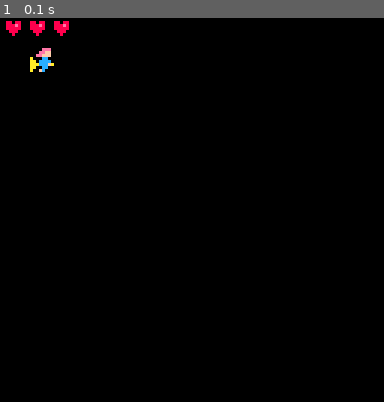
Above: before the commit, frame 1.
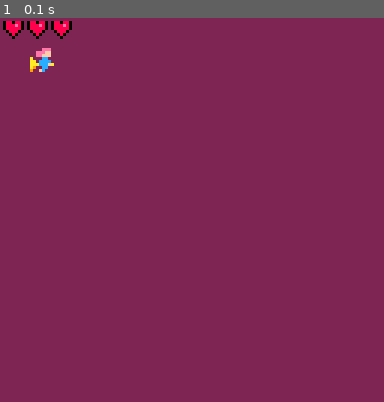
Above: after the commit, the same moment.

Repository: theGEBIRGE/BARBARA
Game: PICO-8 cartridge barbara.p8
Same seed, same stepped clock (60 frames per second), same inputs: the game is played once before the commit and once after it.
Inputs:
- Up to frame 1 (0.1 s): no input

The runs differ from the first frame. In frame 1, 99% of the frame differs, in the area x 0-100%, y 0-100%.

Commit message:
Add cart title and run with 60fps

Diff:
--- a/barbara.p8
+++ b/barbara.p8
@@ -1,6 +1,8 @@
 pico-8 cartridge // http://www.pico-8.com
 version 32
 __lua__
+-- BABARA
+-- by GEBIRGE
 function _init()
   game_init()
   DEBUG_MSG = ""
@@ -10,19 +12,19 @@
   init_witch()
 end
 
-function _update()
+function _update60()
 end
 
 function _draw()
 end
 
 function game_init()
-  _update = game_update
+  _update60 = game_update
   _draw = game_draw
 end
 
 function menu_init()
-  _update = menu_update
+  _update60 = menu_update
   _draw = menu_draw
 end
 
@@ -32,7 +34,7 @@
 end
 
 function game_draw()
-  cls()
+  cls(2)
   map()
 
   w:draw()
@@ -141,7 +143,7 @@
 ff080fffff060fff0000000000000000000000000000000000000000000000000000000000000000000000000000000000000000000000000000000000000000
 fff0fffffff0ffff0000000000000000000000000000000000000000000000000000000000000000000000000000000000000000000000000000000000000000
 ffffffffffffffff0000000000000000000000000000000000000000000000000000000000000000000000000000000000000000000000000000000000000000
-00000000000000000000000000111000000000000000000000000000000000000000000000000000000000000000000044404440444000003330044404440444
+ffffffffffffffff0000000000000000000000000000000000000000000000000000000000000000000000000000000000000000000000000000000000000000
 001110000011100000111000011c1100000000000000000000000000000000000000000000000000000000000000000044404440444000033300044404440444
 01cc100101cc100101cc10011c1c1c10000000000000000000000000000000000000000000000000000000000000000044404440444400033300444404440444
 9c07c11c9c07c11c9c07c11c1c1c1c10000000000000000000000000000000000000000000000000000000000000000044444444444440333304444444444444
